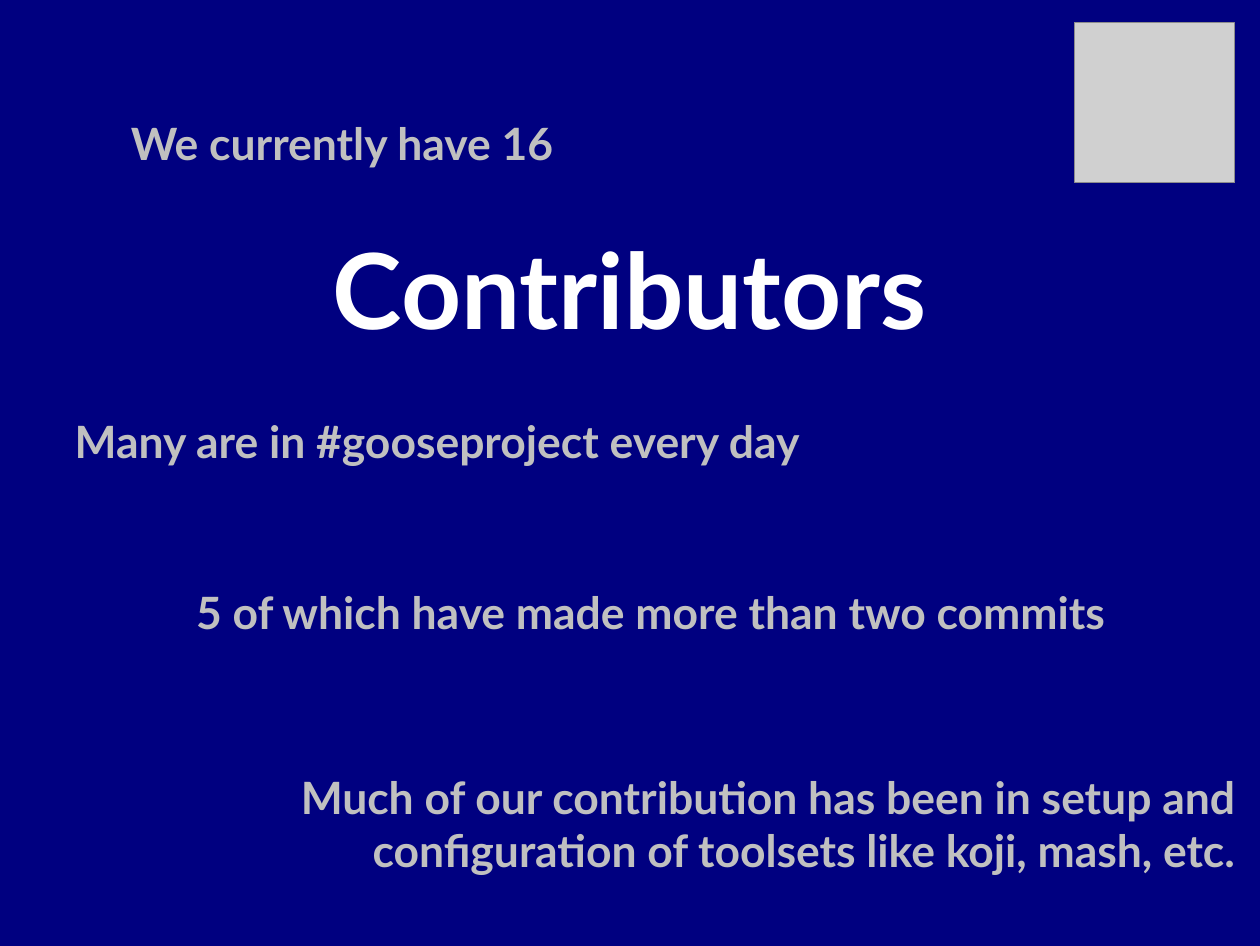
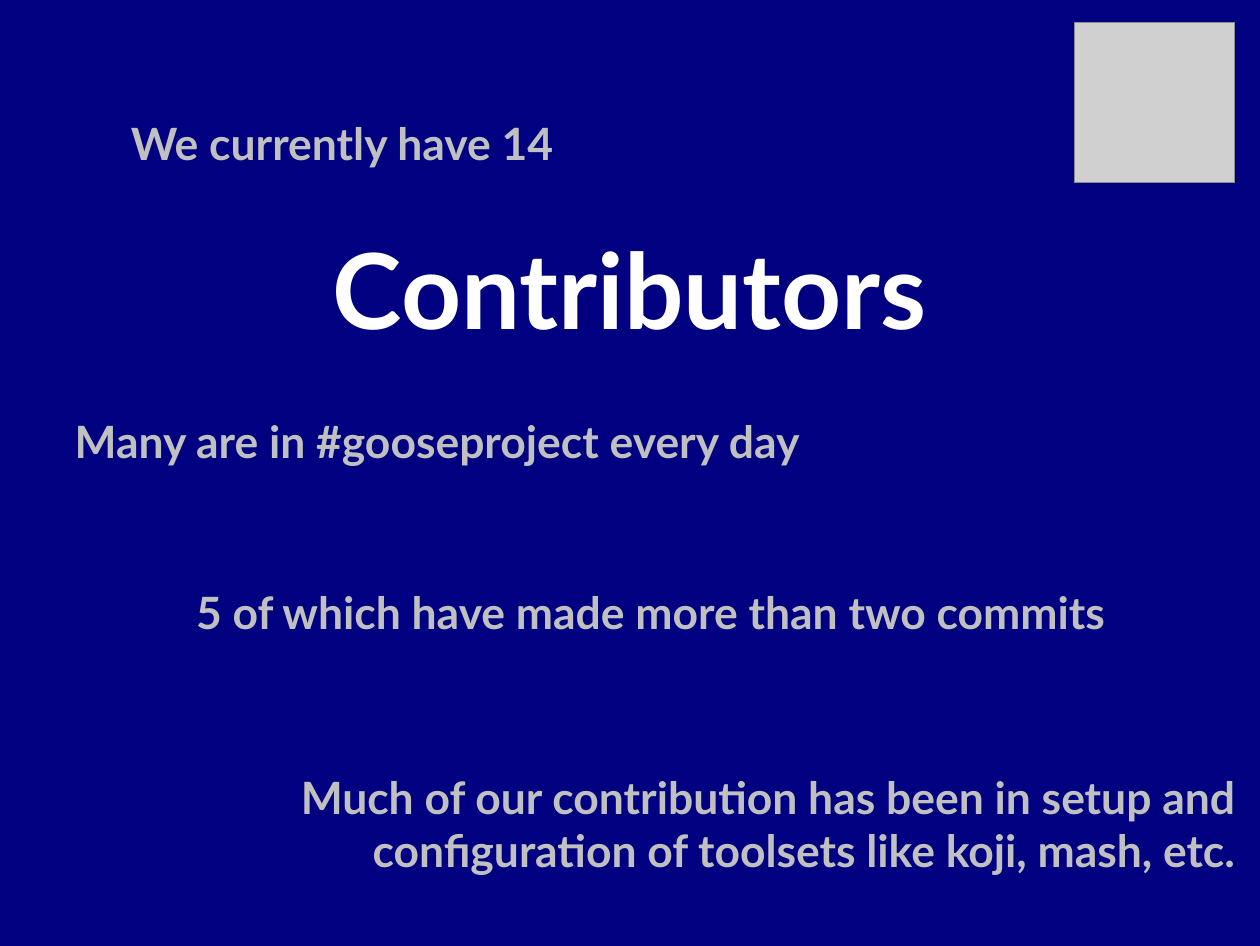
Before and after one commit to gooseproject/main, a slide deck: slide 24 of presentations/rebuilding_enterprise_linux-the_community_way.odp (slide 19 before the commit). Drawn at 1260x946 pixels with LibreOffice and Linux fonts; fonts in the diff are those of the drawing; grey boxes stand for pictures. Boxes give left, top, right and bottom in pixels: in the first picture for what was removed or moved away, otherwise in the second. Text is boxed around its words. In the diff, an @@ line names an element or a change of style, - is before the commit and + after.

```diff
--- a/presentations/rebuilding_enterprise_linux-the_community_way.odp
+++ b/presentations/rebuilding_enterprise_linux-the_community_way.odp
@@ text at (131,127,554,168): text changed @@
-We currently have 16
+We currently have 14
```
Also in this commit, not shown: 12 other slides changed, 6 slides added, 3 other files.
